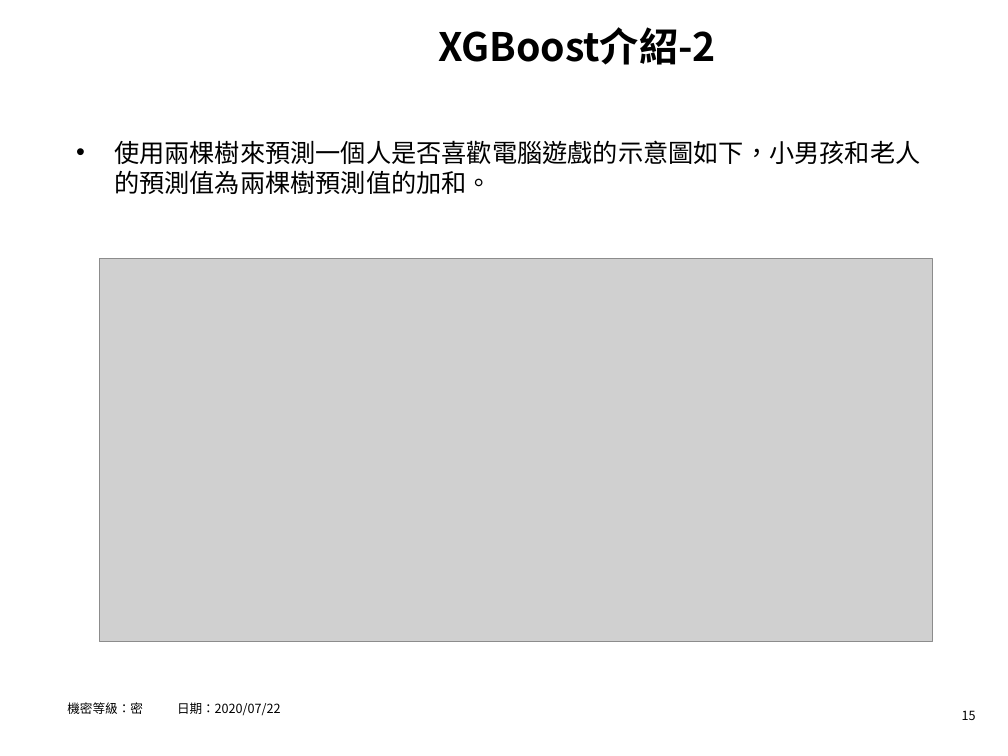
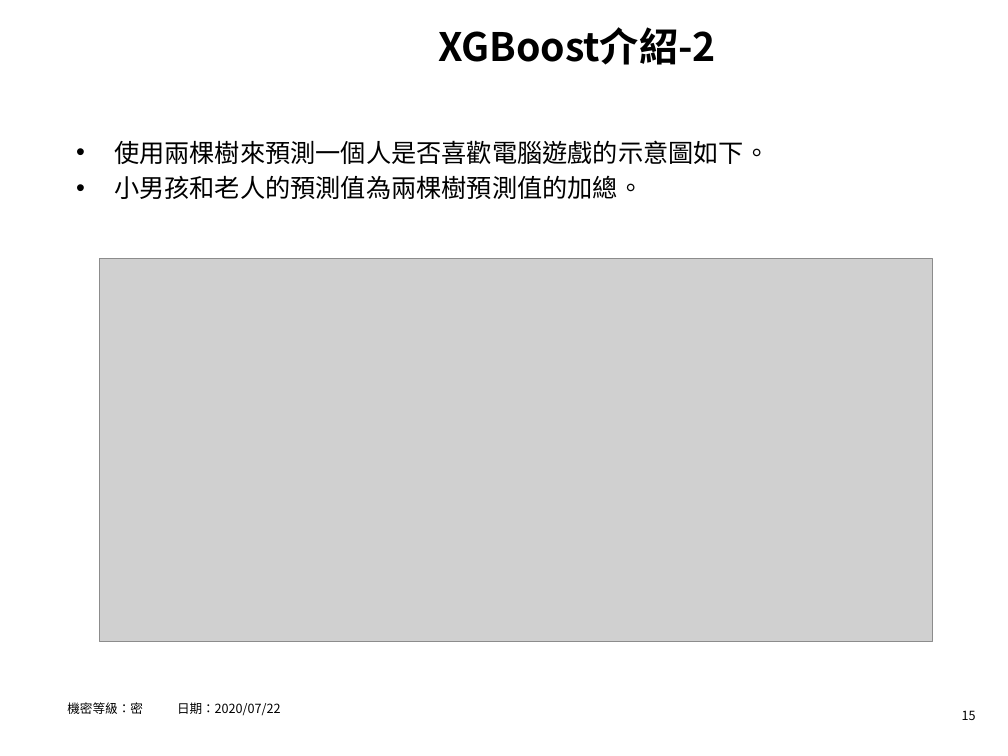
Before and after one commit to hrne/FINAL_REPORT, a slide deck: slide 15 of AI_Report/AI應用-不動產價格預測.pptx. Drawn at 1008x756 pixels with LibreOffice and Linux fonts; fonts in the diff are those of the drawing; grey boxes stand for pictures; background and template pictures are left out. Boxes give left, top, right and bottom in pixels: in the first picture for what was removed or moved away, otherwise in the second. Text is boxed around its words. In the diff, an @@ line names an element or a change of style, - is before the commit and + after.

Commit message:
66

```diff
--- a/AI_Report/AI應用-不動產價格預測.pptx
+++ b/AI_Report/AI應用-不動產價格預測.pptx
@@ text at [114, 140, 769, 199]: text changed @@
-• 使用兩棵樹來預測一個人是否喜歡電腦遊戲的示意圖如下，小男孩和老人的預測值為兩棵樹預測值的加和。
+• 使用兩棵樹來預測一個人是否喜歡電腦遊戲的示意圖如下。
+• 小男孩和老人的預測值為兩棵樹預測值的加總。
```
Also in this commit, not shown: 8 other slides changed.
